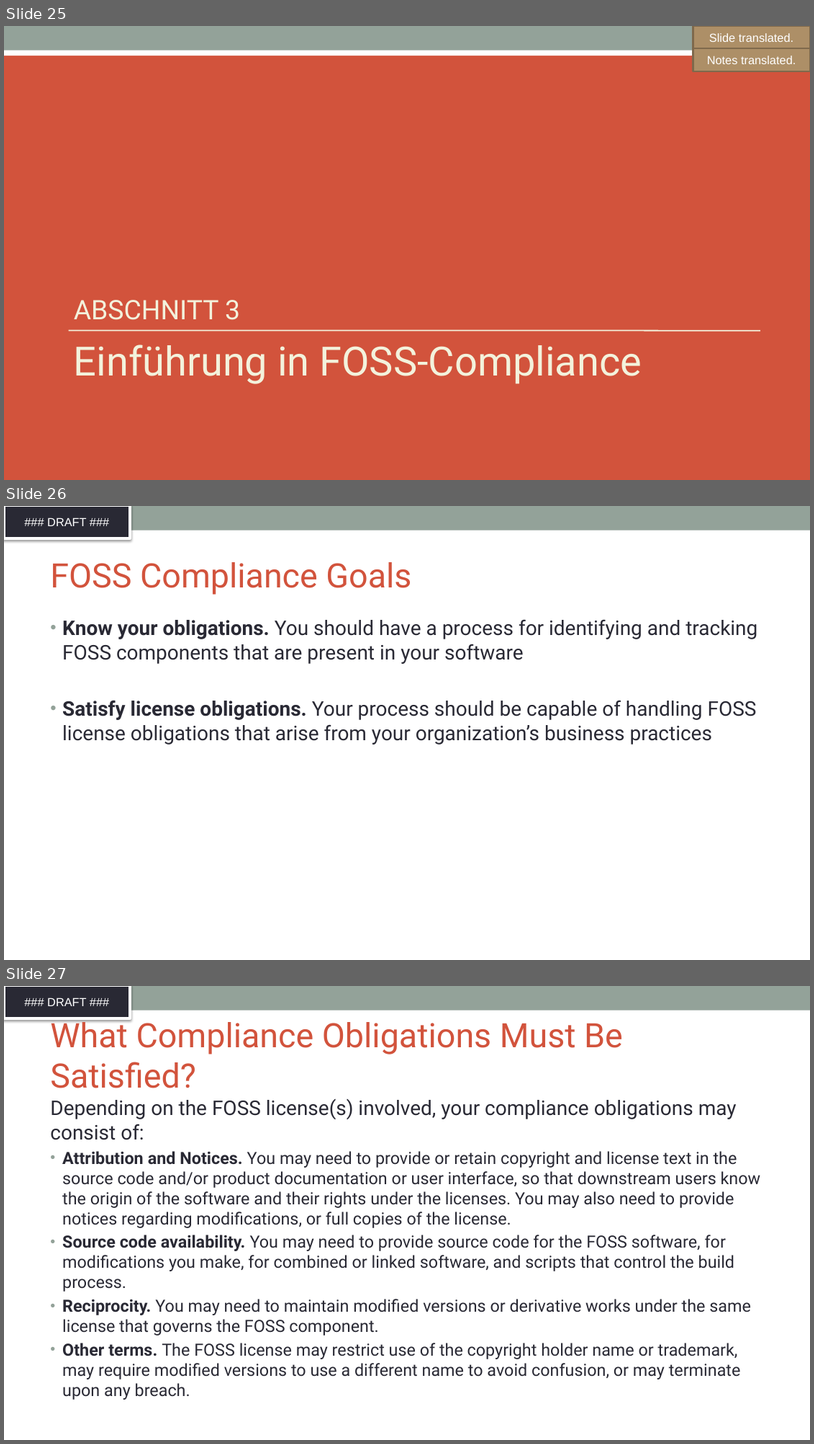
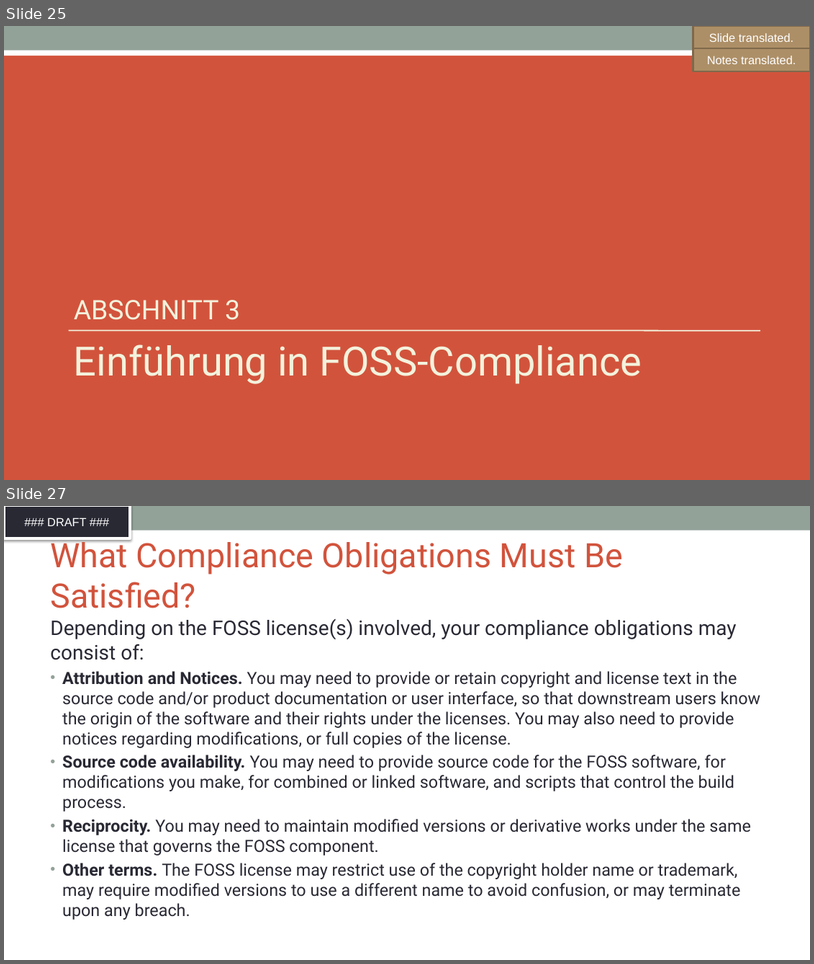
Before and after one commit to SThanheiser/curriculum, a slide deck: translation-DE/slides/DFT_openchain-curriculum-for-1-1_GER.pptx. Shown one above the other, each under a label of ours: slides 25, 26 and 27 before the commit, slides 25 and 27 after it; the slides between them are not shown. The pictures are 814x1444 and 814x964 pixels, drawn with LibreOffice and Linux fonts; fonts in the diff are those of the drawing; background and template pictures are left out. Boxes give left, top, right and bottom in pixels: in the first picture for what was removed or moved away, otherwise in the second. Text is boxed around its words. In the diff, an @@ line names an element or a change of style, - is before the commit and + after.

Commit message:
translation of slides 22-24, 26, minor fixes elsewhere

```diff
--- a/translation-DE/slides/DFT_openchain-curriculum-for-1-1_GER.pptx
+++ b/translation-DE/slides/DFT_openchain-curriculum-for-1-1_GER.pptx
@@ slide 26 removed at (4, 506, 810, 960), background #FFFFFF; not listed: 2 template elements that a slide beside it also shows @@
@@ title removed at (50, 562, 412, 595) @@
-FOSS Compliance Goals
@@ text removed at (62, 619, 758, 744) @@
-• Know your obligations. You should have a process for identifying and tracking FOSS components that are present in your software
-• Satisfy license obligations. Your process should be capable of handling FOSS license obligations that arise from your organization’s business practices
```
Also in this commit, not shown: 3 slides changed, 3 slides added, 2 other slides removed.
